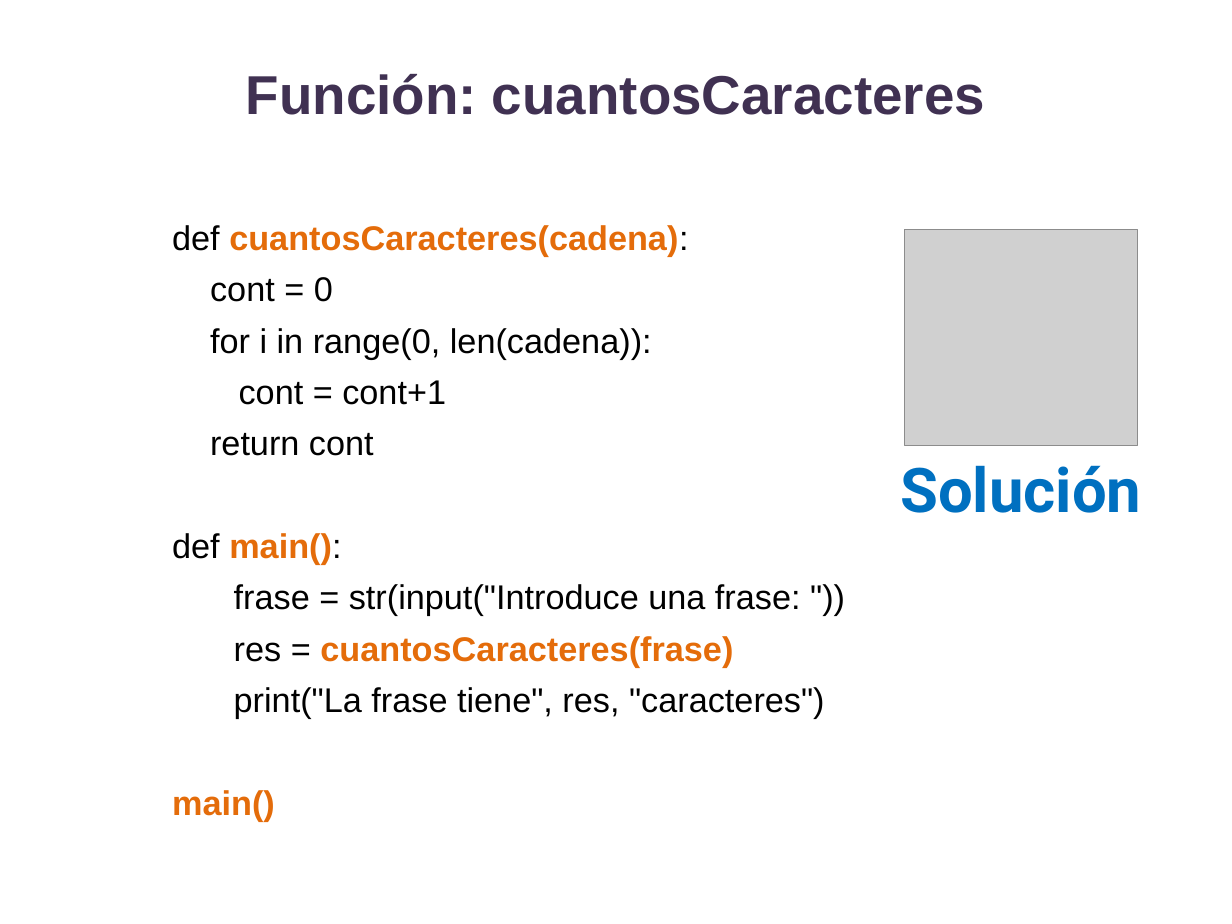
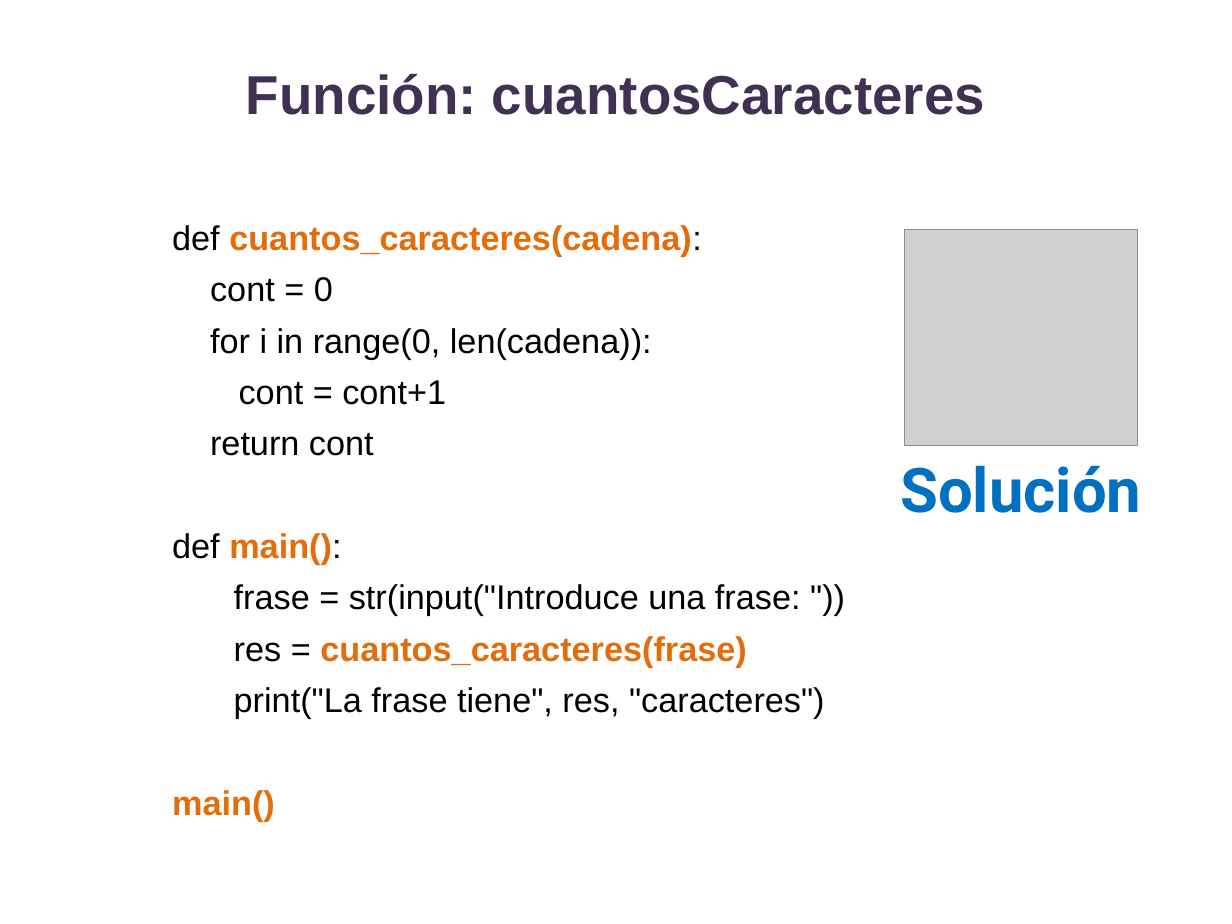
Before and after one commit to lizetheP/PensamientoC, a slide deck: slide 6 of CalendarioAgo20L/presentaciones/11_Strings.pptx. Drawn at 1232x924 pixels with LibreOffice and Linux fonts; fonts in the diff are those of the drawing; grey boxes stand for pictures. Boxes give left, top, right and bottom in pixels: in the first picture for what was removed or moved away, otherwise in the second. Text is boxed around its words. In the diff, an @@ line names an element or a change of style, - is before the commit and + after.

```diff
--- a/CalendarioAgo20L/presentaciones/11_Strings.pptx
+++ b/CalendarioAgo20L/presentaciones/11_Strings.pptx
@@ text at (172,225,702,257): text changed @@
-def cuantosCaracteres(cadena):
+def cuantos_caracteres(cadena):
@@ text at (234,636,746,667): text changed @@
-  res = cuantosCaracteres(frase)
+  res = cuantos_caracteres(frase)
```
Also in this commit, not shown: 6 other slides changed, 9 other files.
